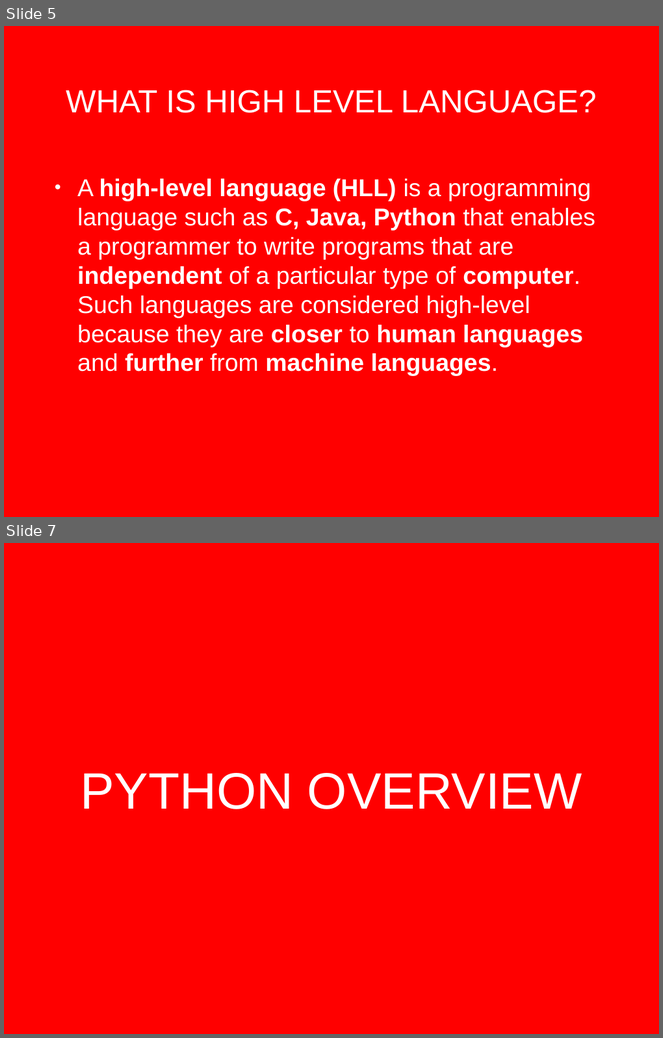
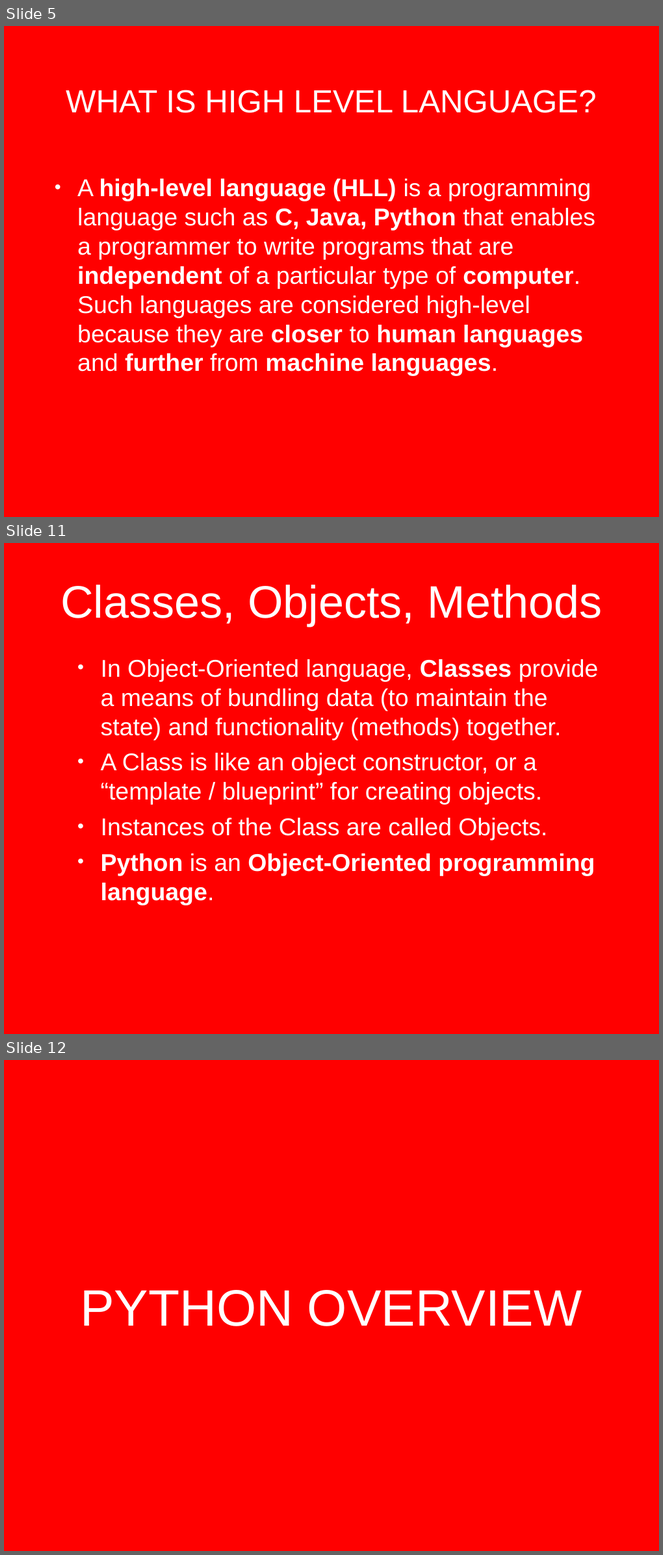
Before and after one commit to bhavanij2/python-crash-course, a slide deck: Coding_Concepts.pptx. Shown one above the other, each under a label of ours: slides 5 and 7 before the commit, slides 5, 11 and 12 after it; the slides between them are not shown. The pictures are 663x1038 and 663x1555 pixels, drawn with LibreOffice and Linux fonts; fonts in the diff are those of the drawing; background and template pictures are left out. Boxes give left, top, right and bottom in pixels: in the first picture for what was removed or moved away, otherwise in the second. Text is boxed around its words. In the diff, an @@ line names an element or a change of style, - is before the commit and + after.

```diff
--- a/Coding_Concepts.pptx
+++ b/Coding_Concepts.pptx
@@ slide 11 added at [4,543,659,1034], background picture (left out) @@
@@ title added at [61,585,603,626], 71.2 pt, text #FFFFFF @@
+Classes, Objects, Methods
@@ text added at [101,659,599,905], 38 pt, text #FFFFFF @@
+  • In Object-Oriented language, Classes provide a means of bundling data (to maintain the state) and functionality (methods) together.
+  • A Class is like an object constructor, or a “template / blueprint” for creating objects.
+  • Instances of the Class are called Objects.
+  • Python is an Object-Oriented programming language.
@@ what was slide 7 is now slide 12 @@
```
Also in this commit, not shown: 1 slide changed, 4 other slides added, 2 other files.
